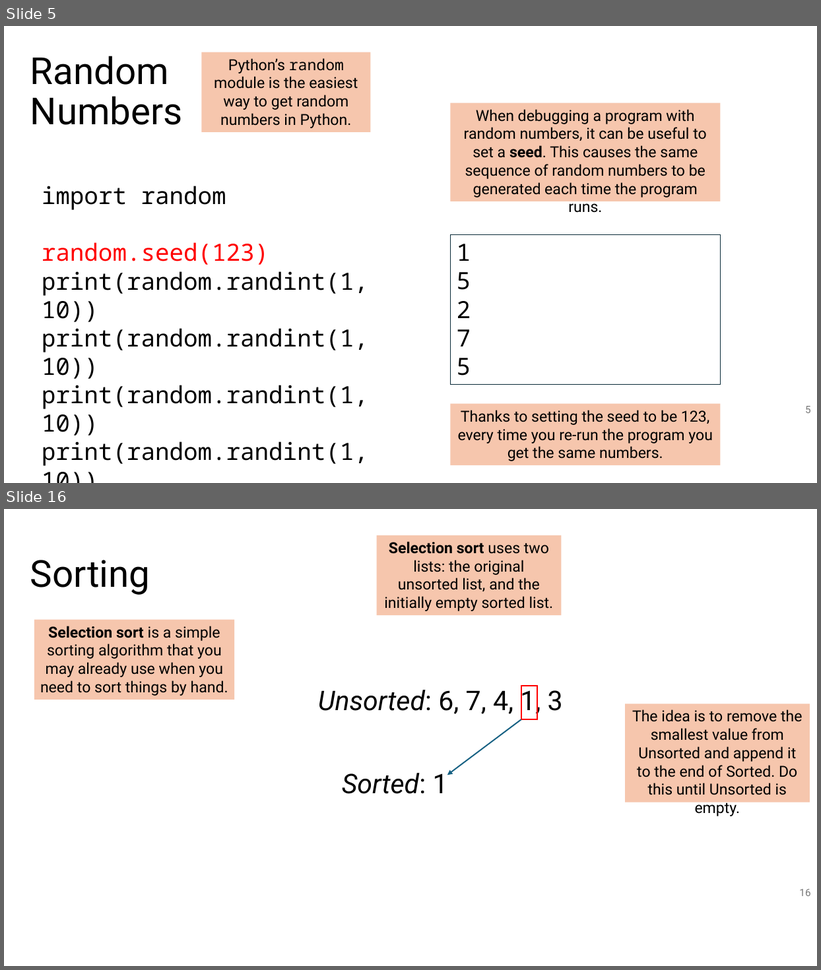
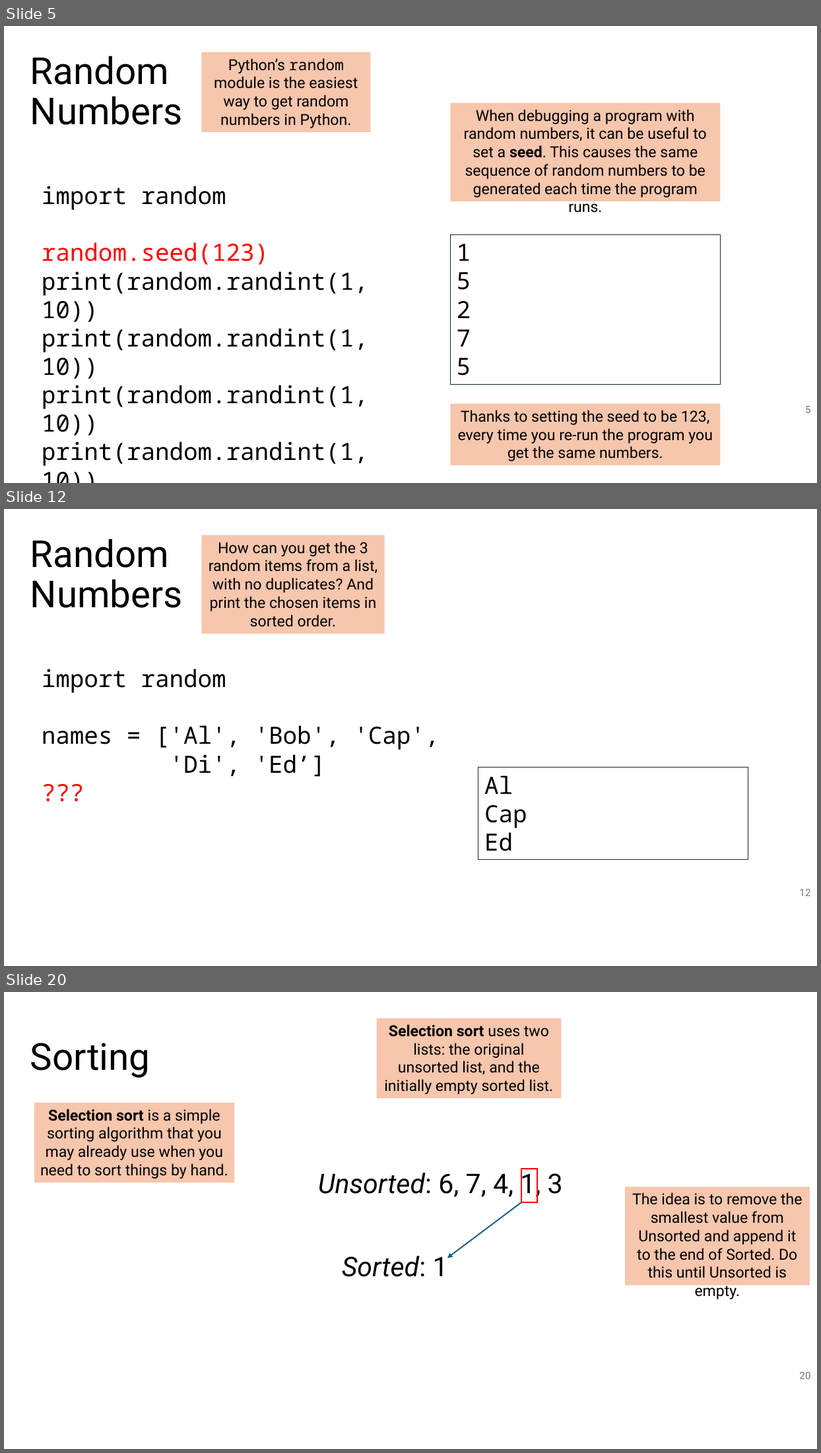
Before and after one commit to tjd1234/cmpt120fall2024, a slide deck: lecture_notes/chapter_algorithms/alg3_sorting/chapter_sorting.pptx. Shown one above the other, each under a label of ours: slides 5 and 16 before the commit, slides 5, 12 and 20 after it; the slides between them are not shown. The pictures are 821x970 and 821x1453 pixels, drawn with LibreOffice and Linux fonts; fonts in the diff are those of the drawing. Boxes give left, top, right and bottom in pixels: in the first picture for what was removed or moved away, otherwise in the second. Text is boxed around its words. In the diff, an @@ line names an element or a change of style, - is before the commit and + after.

```diff
--- a/lecture_notes/chapter_algorithms/alg3_sorting/chapter_sorting.pptx
+++ b/lecture_notes/chapter_algorithms/alg3_sorting/chapter_sorting.pptx
@@ slide 12 added at box(4, 509, 817, 966), background #FFFFFF @@
@@ title added at box(30, 539, 183, 608), 44 pt, text #000000 @@
+Random Numbers
@@ rectangle added at box(201, 535, 385, 634), fill #F6C6AD, 18 pt, text #000000 @@
+How can you get the 3 random items from a list, with no duplicates? And print the chosen items in sorted order.
@@ text added at box(42, 669, 439, 777), 28 pt, text #000000 @@
+import random
+names = ['Al', 'Bob', 'Cap',
+'Di', 'Ed’]
+???
@@ rectangle added at box(479, 768, 748, 859), outline #092A39 0.75 pt, 28 pt, text #000000 @@
+Al
+Cap
+Ed
@@ page number added at box(799, 889, 811, 896), 12 pt, text #797979 @@
+12
@@ what was slide 16 is now slide 20 @@
@@ page number at box(799, 1372, 811, 1379): text changed @@
-16
+20
```
Also in this commit, not shown: 14 slides changed, 3 other slides added, 2 other files.
